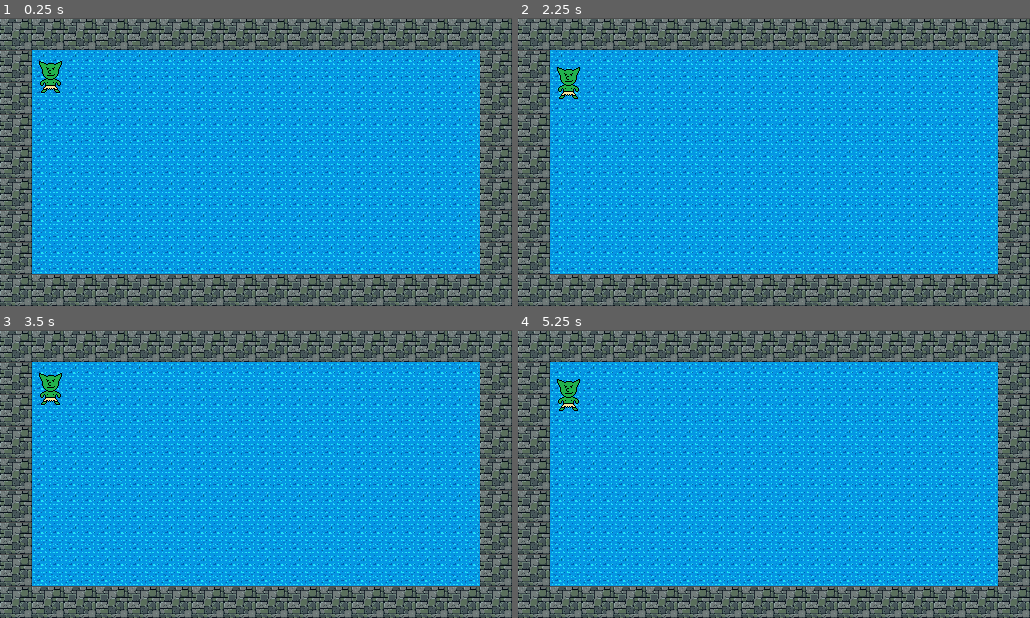
Above: before the commit, frames 1-4 (two rows, left to right).
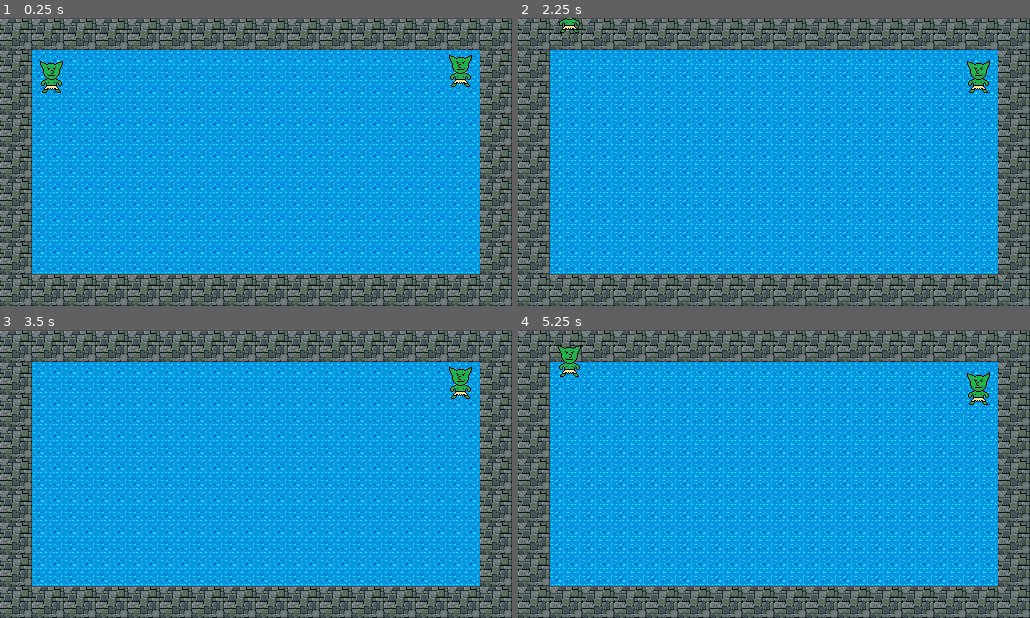
Above: after the commit, the same moments.

Repository: Zelloe/mage-frogs
Game: Godot game, scene res://scenes/game/game.tscn
The game is run twice, just before and just after one commit, with the same random seed, the same clock (stepped at 60 frames per second) and the same inputs.
Inputs:
- Up to frame 1 (0.25 s): no input
- Up to frame 2 (2.25 s): tap Enter at 0.5, 2 s; hold W (p1_up) 0.53-1.28 s; tap Down (p2_down) at 0.6, 2.1 s; tap Space at 1.25 s; hold S (p1_down) 1.28-2.03 s; tap Up (p2_up) at 1.35 s; hold W (p1_up) from 2.03 s (still down)
- Up to frame 3 (3.5 s): keep holding W (p1_up); tap Space at 2.75 s; tap Up (p2_up) at 2.85 s
- Up to frame 4 (5.25 s): tap Enter at 3.5 s; release W (p1_up) at 3.53 s; hold S (p1_down) from 3.53 s (still down); tap Down (p2_down) at 3.6, 5.1 s; tap Space at 4.25 s; tap Up (p2_up) at 4.35 s

The runs differ from the first frame. In frame 1, 0.5% of the frame differs, in the area x 7-93%, y 12-27%; in frame 2, 0.8%; in frame 3, 0.7%; in frame 4, 1.0%, in the area x 7-93%, y 5-29%.

Commit message:
a fase teve que ir junto

Diff:
--- a/scenes/game/game.tscn
+++ b/scenes/game/game.tscn
@@ -9,4 +9,8 @@
 
 [node name="CharacterBody2D" parent="." unique_id=2069768529 instance=ExtResource("2_7h61r")]
 position = Vector2(51, 59)
+side = 1
+
+[node name="CharacterBody2D2" parent="." unique_id=220362753 instance=ExtResource("2_7h61r")]
+position = Vector2(461, 53)
 side = -1
